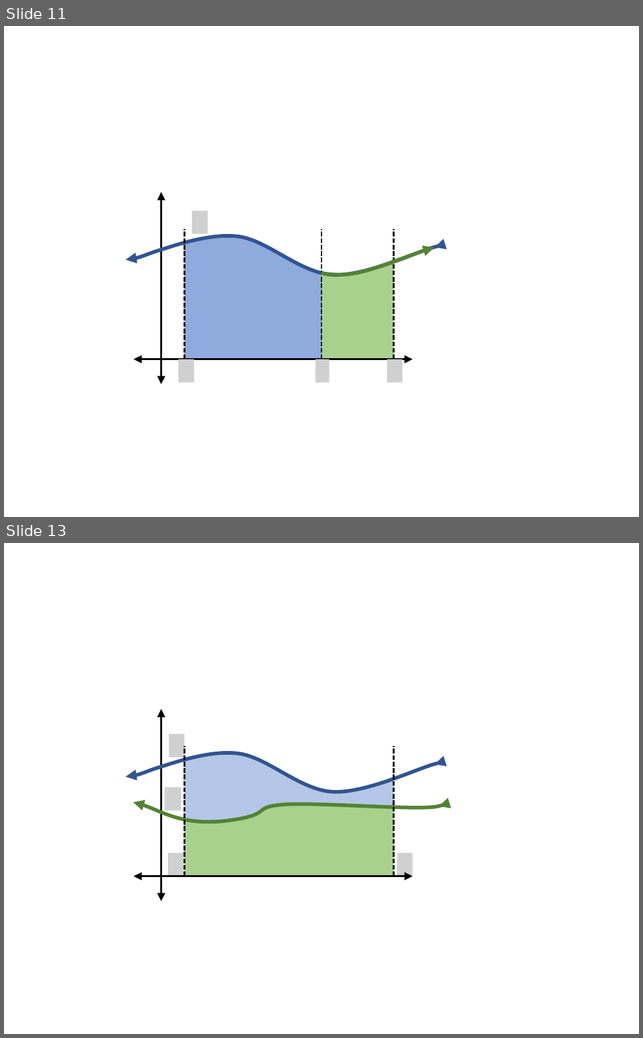
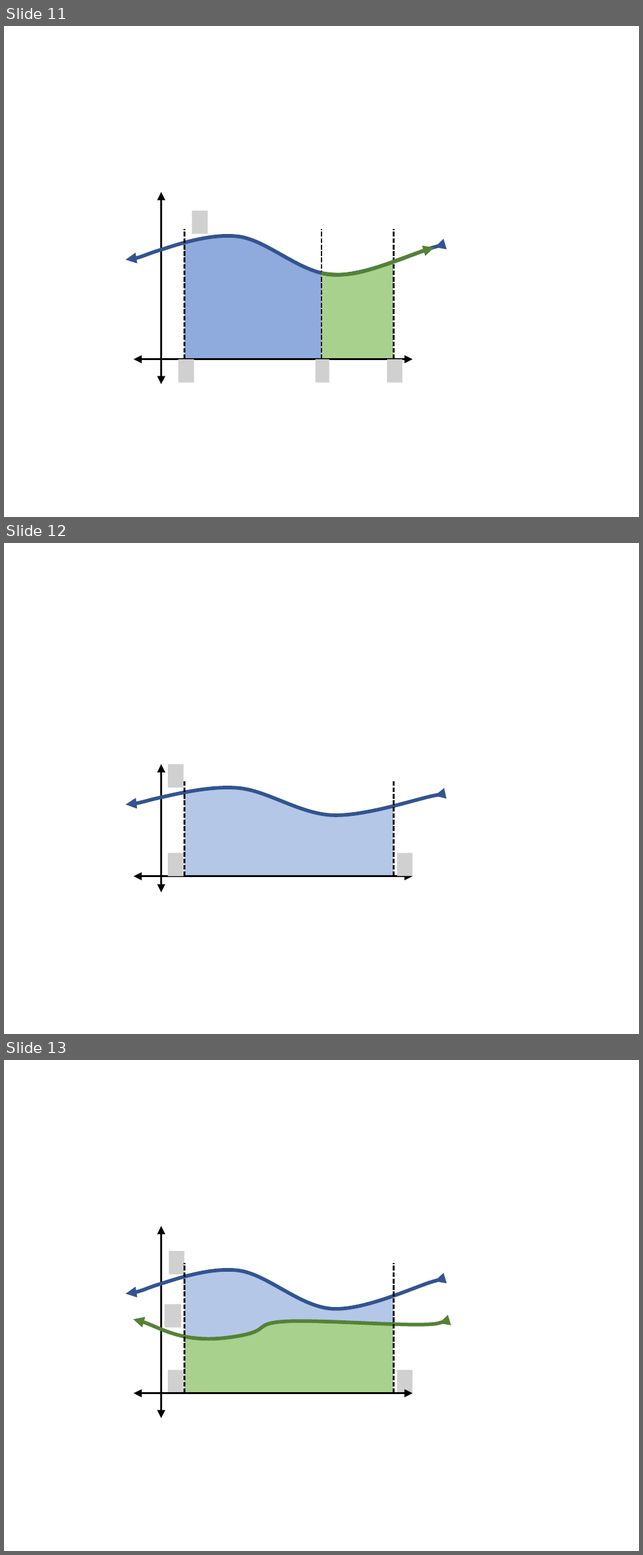
Before and after one commit to skoluguri30/calculus-notes, a slide deck: 5-2 Visuals.pptx. Shown one above the other, each under a label of ours: slides 11 and 13 before the commit, slides 11, 12 and 13 after it; the slides between them are not shown. The pictures are 643x1038 and 643x1555 pixels, drawn with LibreOffice and Linux fonts; fonts in the diff are those of the drawing; grey boxes stand for pictures. Boxes give left, top, right and bottom in pixels: in the first picture for what was removed or moved away, otherwise in the second. Text is boxed around its words. In the diff, an @@ line names an element or a change of style, - is before the commit and + after.

```diff
--- a/5-2 Visuals.pptx
+++ b/5-2 Visuals.pptx
@@ slide 12 added at <box>4,543,639,1034</box>, background #FFFFFF @@
@@ double arrow added from (161, 892) to (161, 764), #000000 2 pt @@
@@ picture added at <box>168,764,184,787</box> @@
@@ freeform shape added at <box>126,787,444,815</box>, outline #325491 4.5 pt @@
@@ freeform shape added at <box>185,788,394,876</box>, fill #B4C7E7 @@
@@ line added from (185, 876) to (185, 781), #000000 2 pt dashed @@
@@ line added from (394, 876) to (394, 781), #000000 2 pt dashed @@
@@ picture added at <box>168,853,184,876</box> @@
@@ picture added at <box>397,852,413,876</box> @@
@@ double arrow added from (134, 876) to (413, 876), #000000 2 pt @@
```
Also in this commit, not shown: 1 slide removed, 3 other files.
